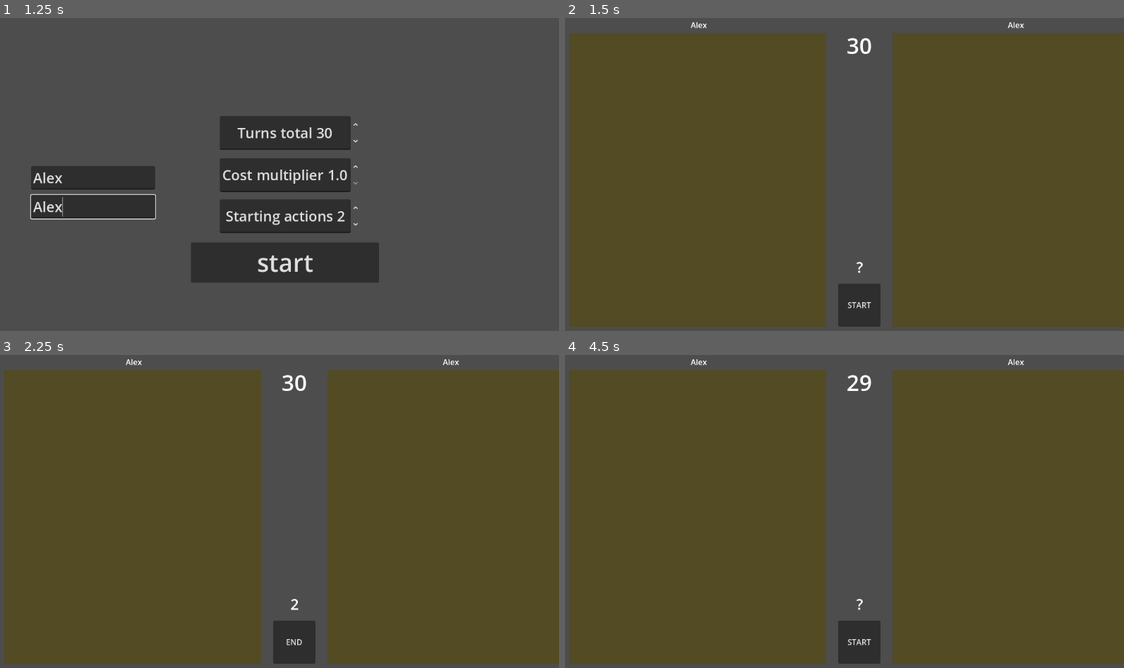
Above: before the commit, frames 1-4 (two rows, left to right).
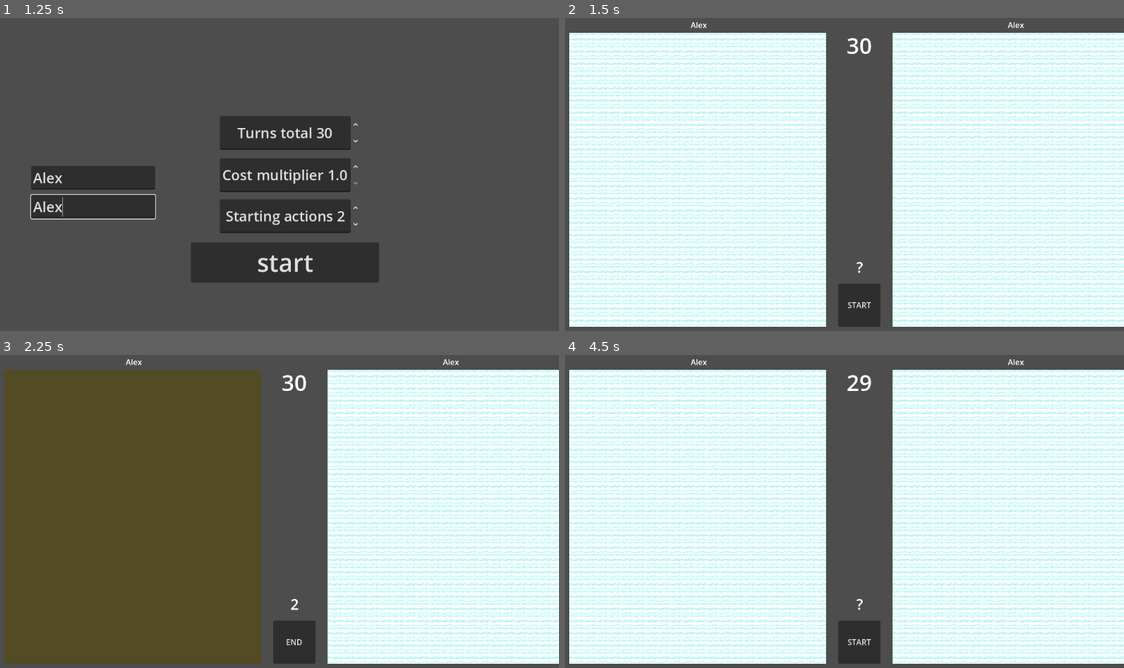
Above: after the commit, the same moments.

Repository: Blackblip/tekgame
Game: Godot game, scene res://scenes/roundSettings.tscn
The game is run twice, just before and just after one commit, with the same random seed, the same clock (stepped at 60 frames per second) and the same inputs.
Inputs (mouse positions are in pixels of both pictures, inside the frame that each line leads up to):
- Up to frame 1 (1.25 s): click (95, 177) at 0.52 s; type "Alex" at 0.6 s; click (95, 205) at 0.75 s; type "Alex" at 0.83 s
- Up to frame 2 (1.5 s): click "start" at 1.25 s
- Up to frame 3 (2.25 s): click "START" at 2 s
- Up to frame 4 (4.5 s): click "END" at 2.75 s; click "START" at 3.5 s; click "END" at 4.25 s

Frame 1 is identical in both runs. In frame 2, 82% of the frame differs, in the area x 0-100%, y 4-99%; in frame 3, 39%; in frame 4, 82%.
Error before the commit: Invalid type in function 'set_cell' in base 'TileMapLayer'. Cannot convert argument 1 from int to Vector2i. (res://code/game/player2.gd:46)

Commit message:
cloud update

Diff:
--- a/teknikprojectprototyp1/code/game/player2.gd
+++ b/teknikprojectprototyp1/code/game/player2.gd
@@ -2,7 +2,6 @@
 @onready var turnHandler = $".."
 @onready var gridLayer = $GridContainer/grid
 @onready var gridLayerP1 = $"../P1G/GridContainer/grid"
-@onready var cloudLayerP1 = $"../P1G/cloudGrid"
 
 signal grid_update(grid, updateInfo)
 var isMyTurn = false
@@ -16,16 +15,6 @@
 			"building" : "Unknown",
 			"connectedBuildings" : {},
 			"tileType" : "Unknown",
-		}
-	for cell in gridLayer.get_used_cells():
-		var tile_data = gridLayer.get_cell_tile_data(cell)
-		var tileType
-		tileType = tile_data.get_custom_data("tileType")
-
-		MatchSettings.grid_data_p2[str(cell)] = {
-			"building" : "",
-			"connectedBuildings" : {},
-			"tileType" : tileType,
 		}
 
 var last_hovered
@@ -42,27 +31,20 @@
 	var turnn = str(turn)
 	if turnn == "1":
 		isMyTurn = true
-		for cell in gridLayerP1.get_used_cells():
-			cloudLayerP1.set_cell(0, 4, cell)
 	if turnn == "Prep":
 		isMyTurn = false
 	if turnn == "0":
 		isMyTurn = false
 
-var old_tooltip
 func _draw():
 	if last_hovered == null:
 		return
-
 	if gridLayer.get_cell_source_id(last_hovered) == -1:
 		return
-
 	var tile_pos = to_local(
 	gridLayer.to_global(gridLayer.map_to_local(last_hovered))
 	)
-
 	var tile_size = Vector2(gridLayer.tile_set.tile_size)
-
 	var rect = Rect2(
 	tile_pos - tile_size / 2,
 		tile_size
--- a/teknikprojectprototyp1/code/game/turn_handler.gd
+++ b/teknikprojectprototyp1/code/game/turn_handler.gd
@@ -12,6 +12,9 @@
 @onready var p2Node = $P2G
 @onready var player2Name = $P2G/pName
 
+@onready var p1Grid = $P1G/GridContainer/grid
+@onready var p2Grid = $P2G/GridContainer/grid
+
 enum Turn { PLAYER1, PLAYER2 }
 var current_turn: Turn
 var isPrep = true
@@ -21,6 +24,39 @@
 signal turn_changed(new_turn)
 
 func _ready():
+	for cell in p1Grid.get_used_cells():
+		var tile_data = p1Grid.get_cell_tile_data(cell)
+		var tileType
+		tileType = tile_data.get_custom_data("tileType")
+
+		MatchSettings.grid_data_p1[str(cell)] = {
+			"building" : "",
+			"connectedBuildings" : {},
+			"tileType" : tileType,
+		}
+		MatchSettings.grid_data_p1_p2_perspective[str(cell)] = {
+			"hidden" : true,
+			"building" : "Unknown",
+			"connectedBuildings" : {},
+			"tileType" : "Unknown",
+		}
+	for cell in p2Grid.get_used_cells():
+		var tile_data = p2Grid.get_cell_tile_data(cell)
+		var tileType
+		tileType = tile_data.get_custom_data("tileType")
+
+		MatchSettings.grid_data_p2[str(cell)] = {
+			"building" : "",
+			"connectedBuildings" : {},
+			"tileType" : tileType,
+		}
+		MatchSettings.grid_data_p2_p1_perspective[str(cell)] = {
+			"hidden" : true,
+			"building" : "Unknown",
+			"connectedBuildings" : {},
+			"tileType" : "Unknown",
+		}
+
 	MatchSettings.actionsPerTurnP1 = MatchSettings.starting_actions
 	MatchSettings.actionsPerTurnP2 = MatchSettings.starting_actions
 
@@ -51,6 +87,11 @@
 
 	match current_turn:
 		Turn.PLAYER1:
+			for cell in p2Grid.get_used_cells():
+				p2Grid.set_cell(cell, 4, Vector2i(0, 0))
+			for cell in p1Grid.get_used_cells():
+				p1Grid.set_cell(cell, 4, Vector2i(0, 0))
+
 			#p1Node.visible = false
 			#p2Node.visible = false
 
@@ -59,6 +100,11 @@
 			startButton.visible = true
 			endButton.visible = false
 		Turn.PLAYER2:
+			for cell in p2Grid.get_used_cells():
+				p2Grid.set_cell(cell, 4, Vector2i(0, 0))
+			for cell in p1Grid.get_used_cells():
+				p1Grid.set_cell(cell, 4, Vector2i(0, 0))
+
 			#p1Node.visible = false
 			#p2Node.visible = false
 
@@ -97,6 +143,17 @@
 
 			endButton.visible = true
 			startButton.visible = false
+
+			for cell in p1Grid.get_used_cells():
+				var _tile_data = p1Grid.get_cell_tile_data(cell)
+				var tile_type = MatchSettings.grid_data_p1[str(cell)].tileType
+
+				if MatchSettings.tile_types.has(tile_type):
+					var tile = MatchSettings.tile_types[tile_type]
+					p1Grid.set_cell(cell, tile[0], tile[1])
+			for cell in p2Grid.get_used_cells():
+				if MatchSettings.grid_data_p2_p1_perspective[str(cell)]["hidden"] == true:
+					p2Grid.set_cell(cell, 4, Vector2i(0, 0))
 		Turn.PLAYER2:
 			MatchSettings.actionsLeftP2 = MatchSettings.actionsPerTurnP2
 			actionsUI.text = str(MatchSettings.actionsLeftP2)
@@ -105,3 +162,14 @@
 
 			startButton.visible = false
 			endButton.visible = true
+
+			for cell in p2Grid.get_used_cells():
+				var _tile_data = p2Grid.get_cell_tile_data(cell)
+				var tile_type = MatchSettings.grid_data_p2[str(cell)].tileType
+
+				if MatchSettings.tile_types.has(tile_type):
+					var tile = MatchSettings.tile_types[tile_type]
+					p2Grid.set_cell(cell, tile[0], tile[1])
+			for cell in p1Grid.get_used_cells():
+				if MatchSettings.grid_data_p1_p2_perspective[str(cell)]["hidden"] == true:
+					p1Grid.set_cell(cell, 4, Vector2i(0, 0))
--- a/teknikprojectprototyp1/code/globals/MatchSettings.gd
+++ b/teknikprojectprototyp1/code/globals/MatchSettings.gd
@@ -22,3 +22,10 @@
 var grid_data_p1_p2_perspective = {}
 var grid_data_p2 = {}
 var grid_data_p2_p1_perspective = {}
+
+var tile_types = {
+	"Cloud": [4, Vector2i(0, 0)],
+	"Grass": [0, Vector2i(0, 0)],
+	"Mountain": [2, Vector2i(0, 0)],
+	"Test": [3, Vector2i(0,0)]
+}
--- a/teknikprojectprototyp1/scenes/game.tscn
+++ b/teknikprojectprototyp1/scenes/game.tscn
@@ -6,6 +6,7 @@
 [ext_resource type="Texture2D" uid="uid://cug5yjqjsqjsw" path="res://code/mountaintest.png" id="4_lbhrr"]
 [ext_resource type="Texture2D" uid="uid://indsm7dn7det" path="res://code/Sprite-0002.png" id="5_iywne"]
 [ext_resource type="Texture2D" uid="uid://w5ojjvl7njsx" path="res://code/cloudTest.png" id="6_p57ef"]
+[ext_resource type="Texture2D" uid="uid://1fkk3ltyl0ci" path="res://code/White_Cloud_1.png" id="7_u5sy4"]
 
 [sub_resource type="GDScript" id="GDScript_uwrxv"]
 script/source = "extends Node2D
@@ -35,6 +36,12 @@
 0:0/0 = 0
 0:0/0/custom_data_0 = "Grass"
 
+[sub_resource type="TileSetAtlasSource" id="TileSetAtlasSource_u5sy4"]
+texture = ExtResource("6_p57ef")
+texture_region_size = Vector2i(25, 25)
+0:0/0 = 0
+0:0/0/custom_data_0 = "Cloud"
+
 [sub_resource type="TileSetAtlasSource" id="TileSetAtlasSource_iywne"]
 texture = ExtResource("4_lbhrr")
 texture_region_size = Vector2i(20, 20)
@@ -47,11 +54,10 @@
 0:0/0 = 0
 0:0/0/custom_data_0 = "Test"
 
-[sub_resource type="TileSetAtlasSource" id="TileSetAtlasSource_u5sy4"]
-texture = ExtResource("6_p57ef")
+[sub_resource type="TileSetAtlasSource" id="TileSetAtlasSource_gee14"]
+texture = ExtResource("7_u5sy4")
 texture_region_size = Vector2i(25, 25)
 0:0/0 = 0
-0:0/0/custom_data_0 = "Cloud"
 
 [sub_resource type="TileSet" id="TileSet_lbhrr"]
 tile_size = Vector2i(25, 25)
@@ -60,7 +66,8 @@
 sources/0 = SubResource("TileSetAtlasSource_lnu2h")
 sources/2 = SubResource("TileSetAtlasSource_iywne")
 sources/3 = SubResource("TileSetAtlasSource_p57ef")
-sources/4 = SubResource("TileSetAtlasSource_u5sy4")
+sources/10 = SubResource("TileSetAtlasSource_u5sy4")
+sources/4 = SubResource("TileSetAtlasSource_gee14")
 
 [sub_resource type="GDScript" id="GDScript_0tnpc"]
 script/source = "extends Node2D
@@ -157,12 +164,6 @@
 offset_bottom = 27.0
 text = "PLAYER 2"
 horizontal_alignment = 1
-
-[node name="cloudGrid" type="TileMapLayer" parent="TurnHandler/P2G"]
-z_as_relative = false
-position = Vector2(5, 7.085)
-tile_set = SubResource("TileSet_lbhrr")
-collision_enabled = false
 
 [node name="P1G" type="Node2D" parent="TurnHandler"]
 script = SubResource("GDScript_0tnpc")
@@ -197,10 +198,3 @@
 offset_bottom = 27.0
 text = "PLAYER 1"
 horizontal_alignment = 1
-
-[node name="cloudGrid" type="TileMapLayer" parent="TurnHandler/P1G"]
-z_index = 5
-z_as_relative = false
-position = Vector2(-656.03, 7.085)
-tile_set = SubResource("TileSet_lbhrr")
-collision_enabled = false
Binary file added: teknikprojectprototyp1/code/White_Cloud_1.png
Not shown, added: teknikprojectprototyp1/code/White_Cloud_1.png.import
Not shown: 1 places in teknikprojectprototyp1/scenes/game.tscn that only renumber resources
Not shown, added: teknikprojectprototyp1/.editorconfig
Not shown, added: teknikprojectprototyp1/.gitattributes
Not shown, added: teknikprojectprototyp1/.gitignore
